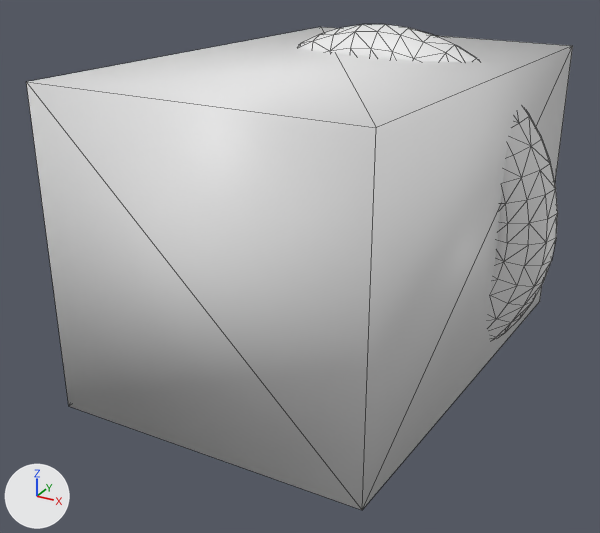
Before and after pictures for a commit that changed the OBJ model assets/cube.obj.
Rendered twice from a 50 mm lens placed at (2.22, -5.24, 2.13), pointed at (-0.23, -0.78, -0.09). The lights are fixed; the arrows at lower left show +X, +Y and +Z. Mesh edges are drawn as thin lines. Where no turn or scale is listed for an object, it has been applied to the vertices.
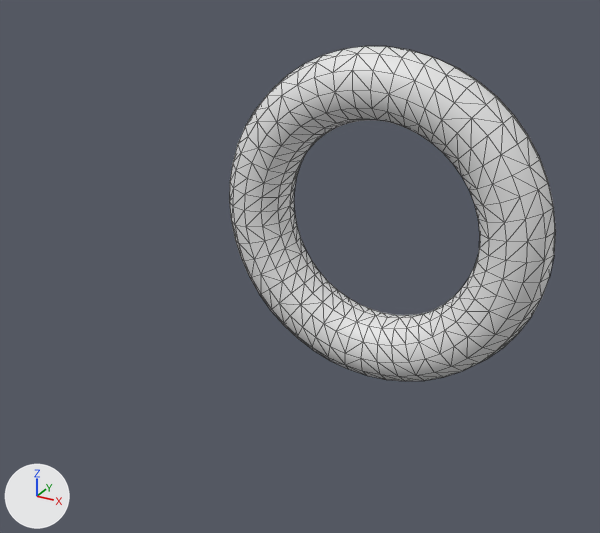
Boxes (x1, y1, x2, y2) around the edits, measured in the pictures (600 x 533 px; the box of a moved part takes in the faces that stretch with it):
'Cube', reshaped (40% narrower, 31% shorter)
    before: (26, 24, 573, 510)
    after: (229, 46, 556, 381)
part 1 of me_cube, moved or reshaped
    before: (299, 24, 558, 340)
    after: (229, 46, 556, 381)
part 2 of me_cube, deleted
    before: (26, 27, 573, 510)

The change, as a diff of the scene's bpy script:
```diff
--- a/assets/cube.obj.py
+++ b/assets/cube.obj.py
@@ me_cube @@
 me_cube.from_pydata(...)  # 617 vertices, 1226 faces; spans x -1.24..1.26, y -2.09..0.95, z -1.1..1.4
 # used by ob_cube; location = (0.0, 0.0, 0.0)
+# me_cube part 1: the loose piece of 576 vertices spanning x -1.24..1.26, y -0.32..0.18, z -1.1..1.4 is moved by (-0.01, 0.07, -0.15)
+# me_cube part 2: the loose piece of 8 vertices spanning x -1.15..1.01, y -2.09..0.95, z -0.8..1.27 is deleted
```
